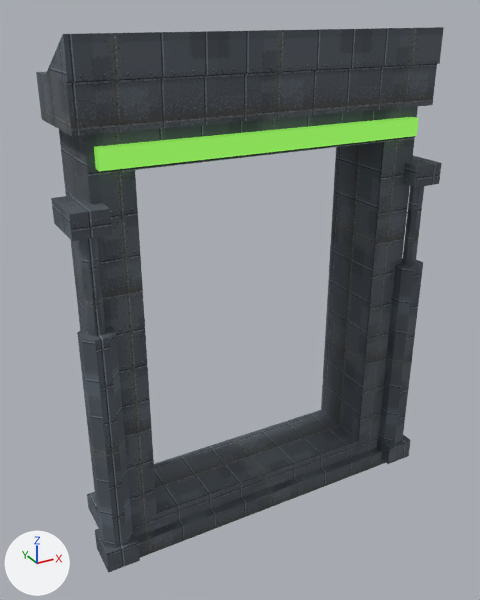
What one commit did to the glTF model assets/models/batch001/portal/portal_a_blast.glb.
One viewpoint serves both versions: a 50 mm camera at (-2.91, -5.04, 4.75) aimed at (-0.12, 0.03, 2.22). Every picture has the same lights, and +X, +Y and +Z are marked at lower left. The picture after the commit comes second.

The older version as bpy lines, for what is in view:
```python
mat_portal_a_blast_band = principled_material('portal_a_blast_band')
mat_portal_a_blast_band.base_color = (0.137, 0.4, 0.0471)  # green #67aa3d
mat_portal_a_blast_band.roughness = 0.35
mat_portal_a_blast_band.emission_color = (0.188, 0.552, 0.0671)  # green #78c449
mat_portal_a_blast_band.emission_strength = 1.0
me_portal_a_blast = bpy.data.meshes.new('portal_a_blast')
me_portal_a_blast.from_pydata(...)  # 150 vertices, 252 faces; spans x -1.77..1.77, y -0.51..0.51, z 0.0..4.6
# faces by material slot: [240, 12]
me_portal_a_blast.materials.append(mat_portal_a_blast_shell)  # picture img_portal_a_blast_shell_tex
me_portal_a_blast.materials.append(mat_portal_a_blast_band)  # green #67aa3d, glowing green #78c449
ob_portal_a_blast = bpy.data.objects.new('portal_a_blast', me_portal_a_blast)
ob_portal_a_blast.location = (0.0, 0.0, 0.0)
```
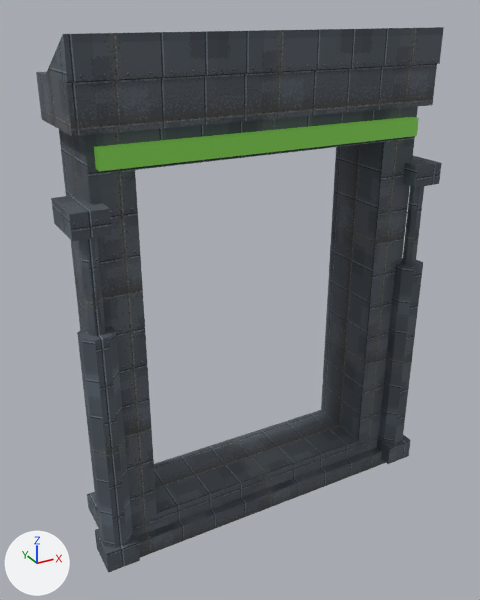
Location of each change, [x1, y1, x2, y2] in pixels of the pictures (480 x 600 px):
'portal_a_blast', recoloured (darker): [90, 112, 419, 175] in both

What changed in the scene script:
```text
Change mat_portal_a_blast_band:
    mat_portal_a_blast_band.base_color: (0.137, 0.4, 0.0471) -> (0.039, 0.114, 0.0134)  # green #67aa3d -> dark green #385f1f
    mat_portal_a_blast_band.emission_color: (0.188, 0.552, 0.0671) -> (0.0768, 0.225, 0.0274)  # green #78c449 -> green #4e822e
```
